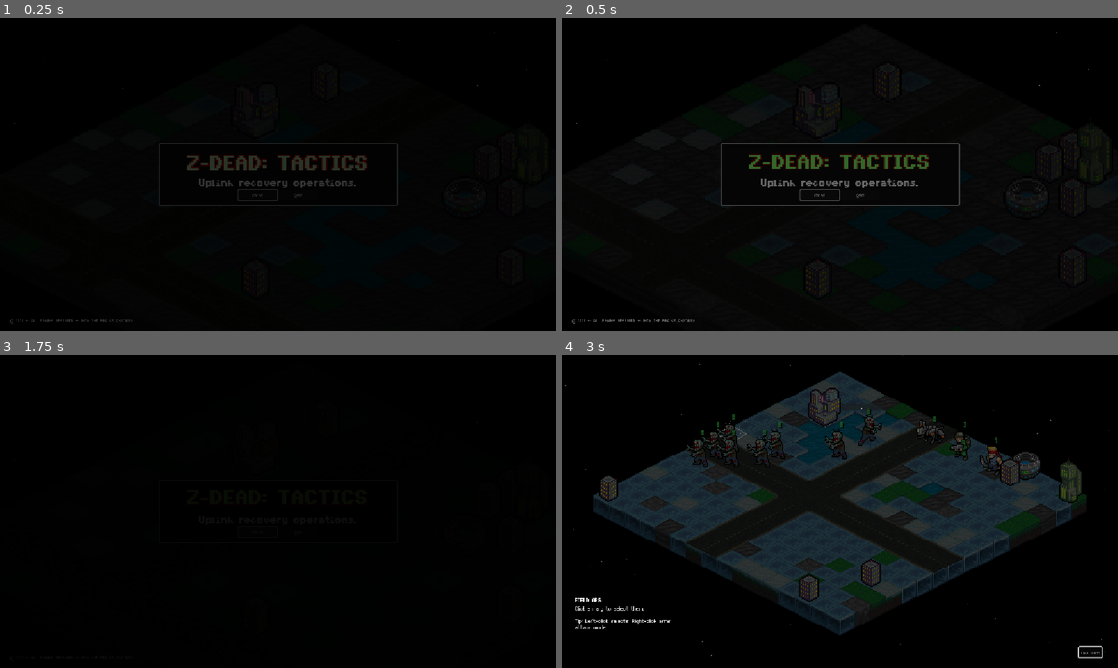
Above: before the commit, frames 1-4 (two rows, left to right).
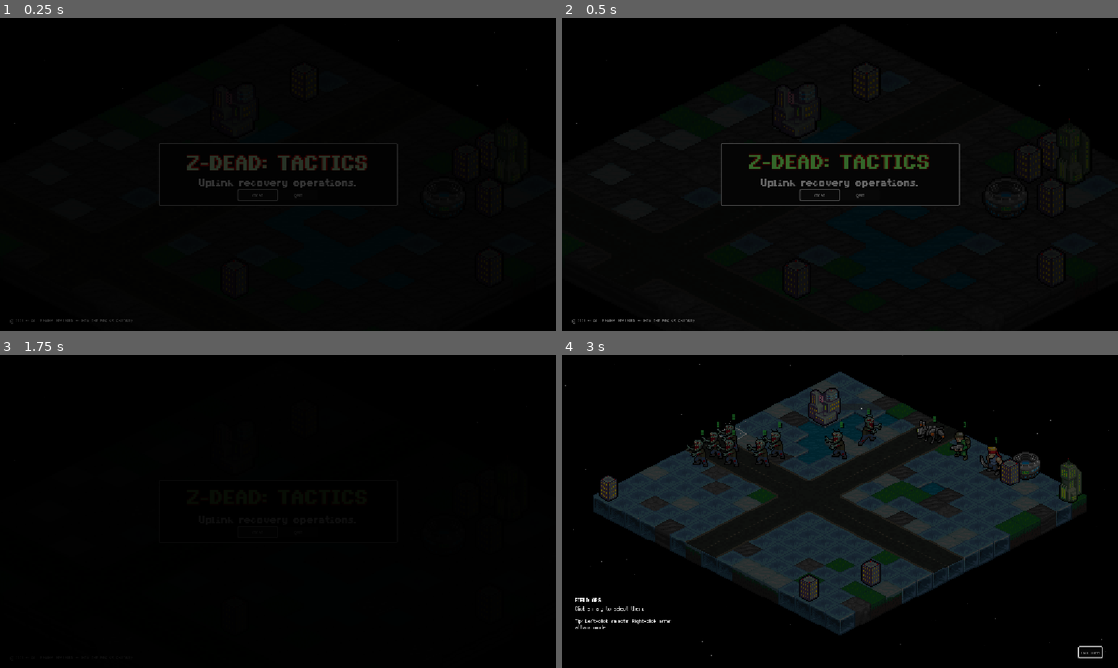
Above: after the commit, the same moments.

Repository: Tekknobot/MEKIII
Game: Godot game, scene res://scenes/title_screen.tscn
The game is run twice, just before and just after one commit, with the same random seed, the same clock (stepped at 60 frames per second) and the same inputs. This scene is started directly instead of the project's main scene.
Inputs:
- Up to frame 1 (0.25 s): no input
- Up to frame 2 (0.5 s): no input
- Up to frame 3 (1.75 s): click "Start" at 0.5 s; click "Start" at 1.25 s
- Up to frame 4 (3 s): click "Start" at 2 s; click "End Turn" at 2.75 s

The runs differ from the first frame. In frame 2, 0.5% of the frame differs, in the area x 38-99%, y 16-89%; in frame 3, less than 0.1%; in frame 4, nothing differs.

Commit message:
Beacon parts bug.

Diff:
--- a/scenes/title_screen.tscn
+++ b/scenes/title_screen.tscn
@@ -358,7 +358,7 @@
 bbcode_enabled = true
 
 [node name="Map" type="Node2D" parent="."]
-position = Vector2(578, 37)
+position = Vector2(534, 37)
 scale = Vector2(3, 3)
 script = ExtResource("14_jr68i")
 building_scenes = Array[PackedScene]([null, ExtResource("15_htdhw"), ExtResource("16_12ga3"), ExtResource("17_yrrko"), ExtResource("18_aidx5")])
--- a/scripts/map_controller.gd
+++ b/scripts/map_controller.gd
@@ -3695,7 +3695,7 @@
 	emit_signal("tutorial_event", &"enemy_died", {"cell": u.cell})
 
 	# only drop until beacon is complete
-	if beacon_parts_collected >= beacon_parts_needed:
+	if _team_floppy_total_allies() >= beacon_parts_needed:
 		return
 
 	# drop chance (or guarantee)
